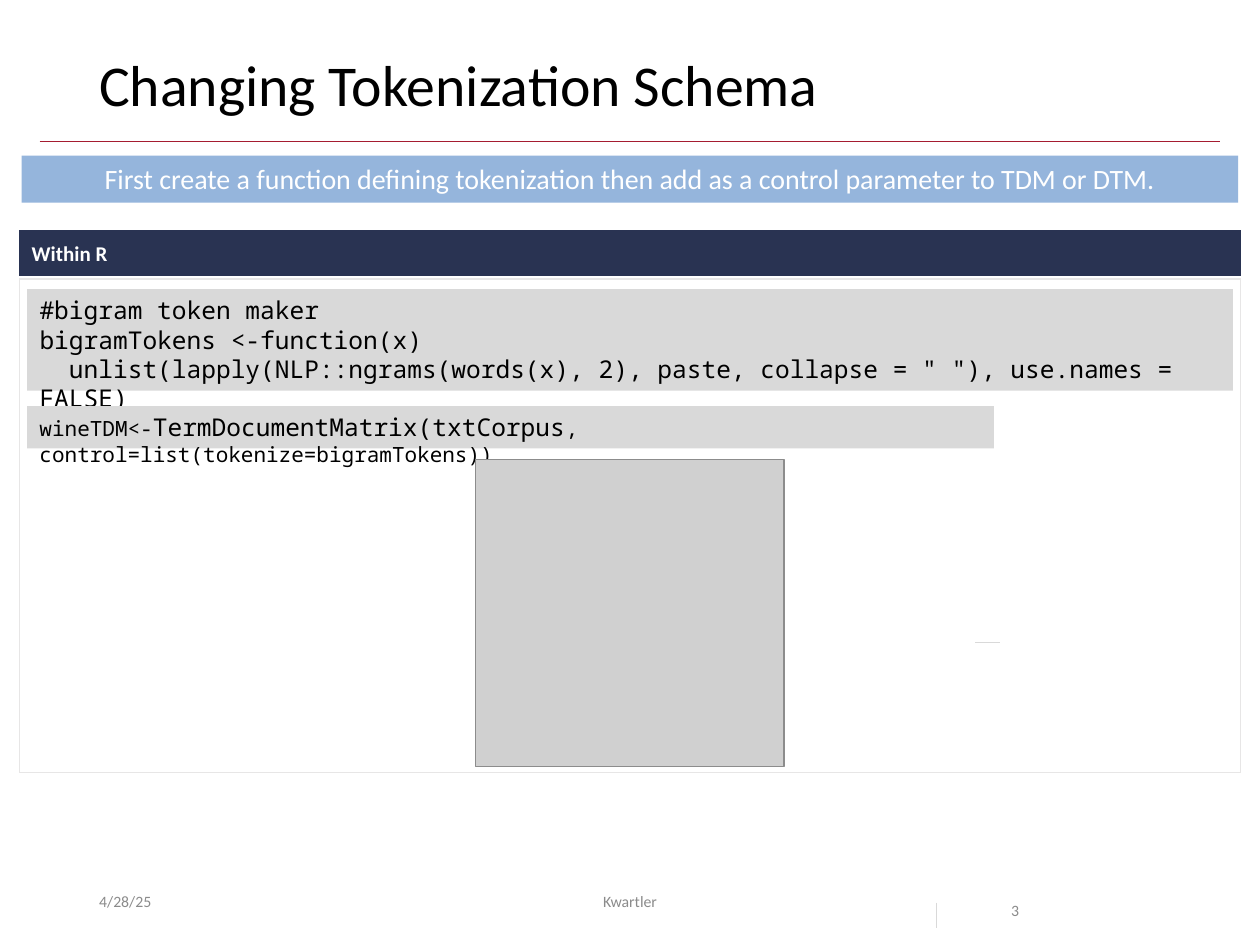
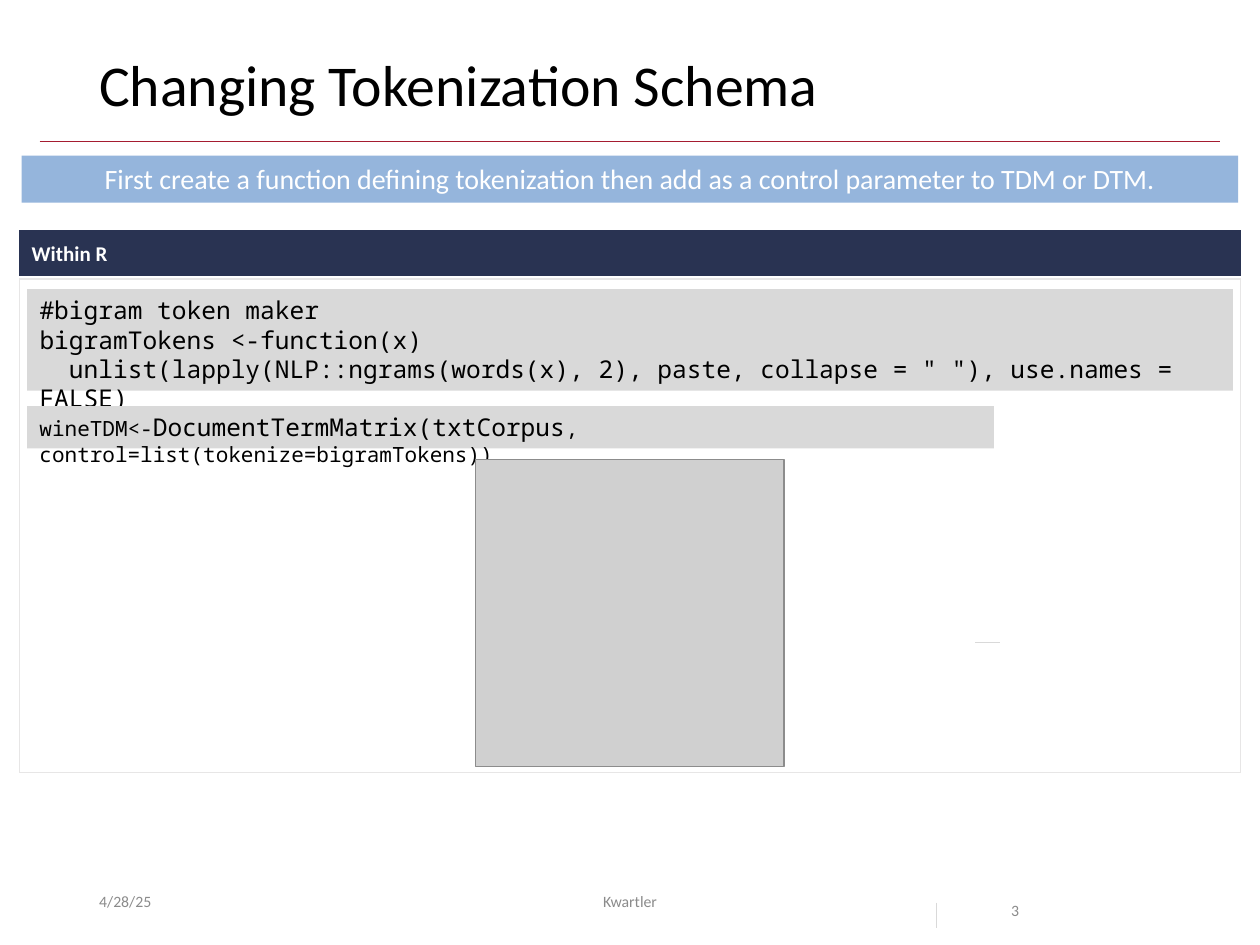
Before and after one commit to kwartler/Harvard_DataMining_Business_Student, a slide deck: slide 3 of Lessons/L_Text_Mining_2/B_wordClouds_frequency.pptx. Drawn at 1260x945 pixels with LibreOffice and Linux fonts; fonts in the diff are those of the drawing; grey boxes stand for pictures; background and template pictures are left out. Boxes give left, top, right and bottom in pixels: in the first picture for what was removed or moved away, otherwise in the second. Text is boxed around its words. In the diff, an @@ line names an element or a change of style, - is before the commit and + after.

Commit message:
updates to pptx

```diff
--- a/Lessons/L_Text_Mining_2/B_wordClouds_frequency.pptx
+++ b/Lessons/L_Text_Mining_2/B_wordClouds_frequency.pptx
@@ text in rectangle at (39,417,565,469): text changed @@
-wineTDM<-TermDocumentMatrix(txtCorpus, control=list(tokenize=bigramTokens))
+wineTDM<-DocumentTermMatrix(txtCorpus, control=list(tokenize=bigramTokens))
```
Also in this commit, not shown: 1 other slide changed.
